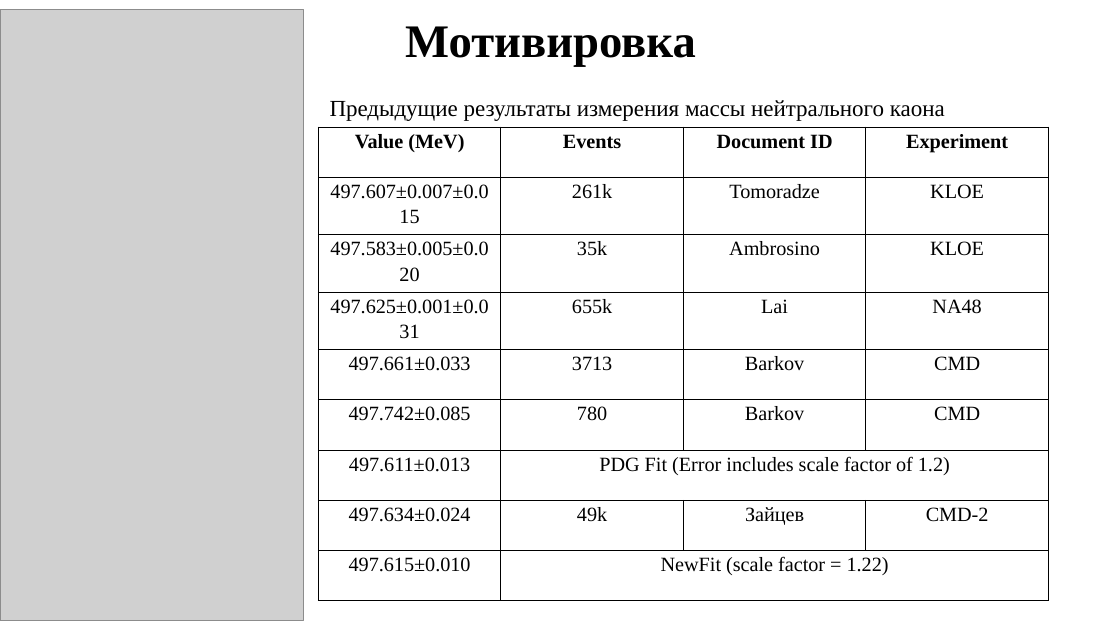
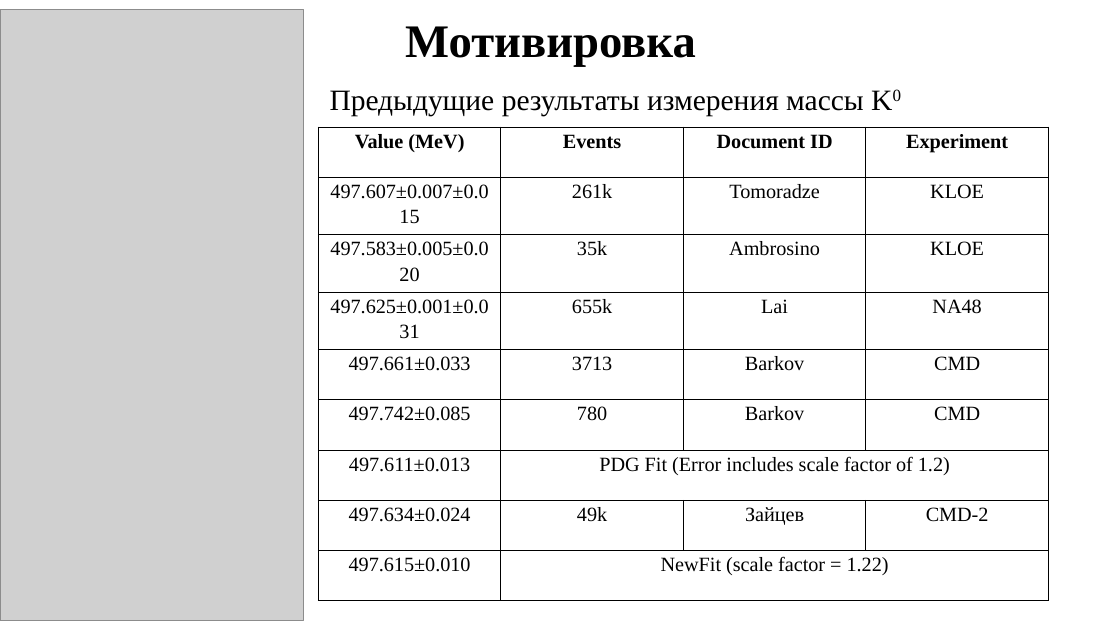
Before and after one commit to AliensWithdrawPeople/KaonMassMeasure, a slide deck: slide 3 of presentation and text/Семинар КМД.pptx. Drawn at 1120x630 pixels with LibreOffice and Linux fonts; fonts in the diff are those of the drawing; grey boxes stand for pictures. Boxes give left, top, right and bottom in pixels: in the first picture for what was removed or moved away, otherwise in the second. Text is boxed around its words. In the diff, an @@ line names an element or a change of style, - is before the commit and + after.

```diff
--- a/presentation and text/Семинар КМД.pptx
+++ b/presentation and text/Семинар КМД.pptx
@@ text at (330, 90, 864, 116): text changed; size 14.8 to 19 pt @@
-‌Предыдущие результаты измерения массы нейтрального каона
+‌Предыдущие результаты измерения массы K0
```
Also in this commit, not shown: 3 other slides changed, 13 slides added, 1 slide removed.
